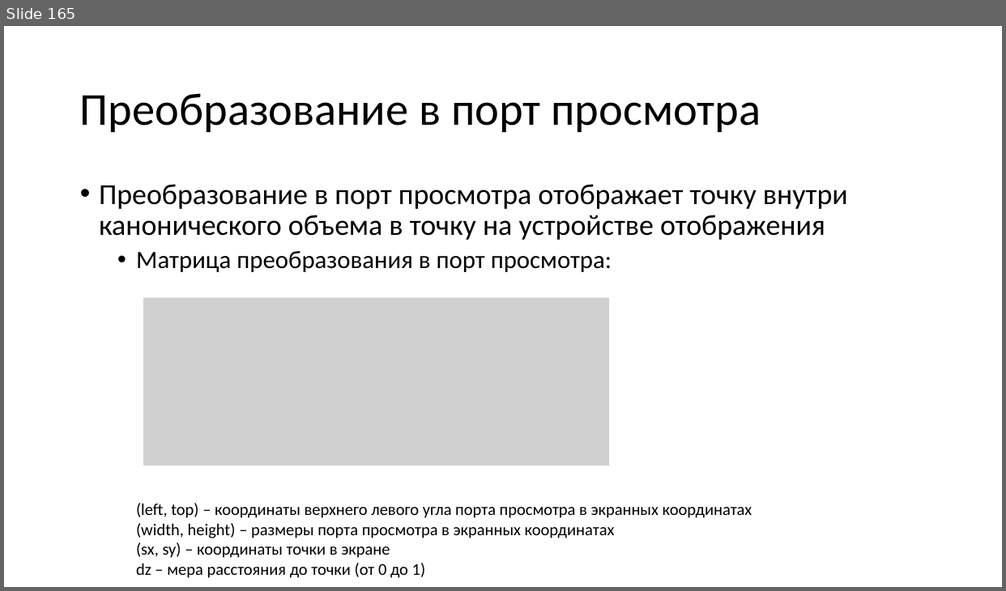
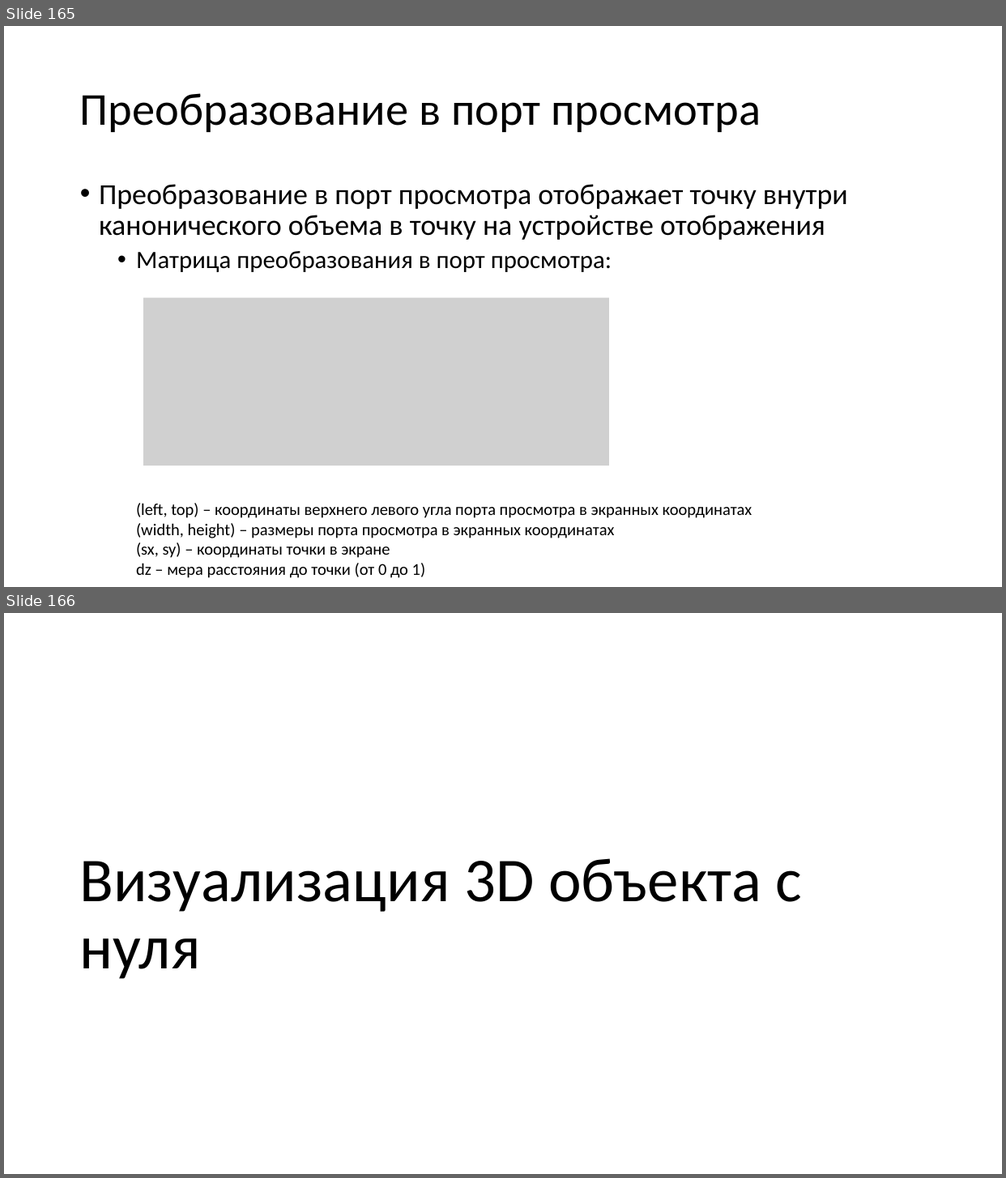
Before and after one commit to alexey-malov/cg-course, a slide deck: lectures/04/04 - Векторный анализ, трансформации и матрицы.pptx. Shown one above the other, each under a label of ours: slide 165 before the commit, slides 165 and 166 after it. The pictures are 1006x591 and 1006x1178 pixels, drawn with LibreOffice and Linux fonts; fonts in the diff are those of the drawing; grey boxes stand for pictures. Boxes give left, top, right and bottom in pixels: in the first picture for what was removed or moved away, otherwise in the second. Text is boxed around its words. In the diff, an @@ line names an element or a change of style, - is before the commit and + after.

```diff
--- a/lectures/04/04 - Векторный анализ, трансформации и матрицы.pptx
+++ b/lectures/04/04 - Векторный анализ, трансформации и матрицы.pptx
@@ slide 166 added at box(4, 613, 1002, 1174), background #FFFFFF @@
@@ title added at box(79, 858, 802, 979), 60 pt, text #000000 @@
+Визуализация 3D объекта с нуля
```
Also in this commit, not shown: 2 slides changed, 15 other slides added.
